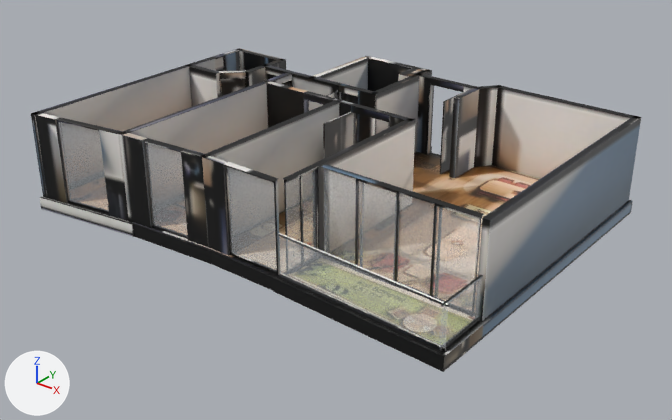
Two versions of the glTF model akasya-3d/ortak-2/model.glb, one commit apart.
Before and after are seen from a 50 mm lens placed at (13.61, -16.95, 10.19), pointed at (0.32, -0.35, -0.11). Every picture has the same lights, and +X, +Y and +Z are marked at lower left. The first picture is the older version. Where no turn or scale is listed for an object, it has been applied to the vertices. Vertices at exactly the same position are counted once.
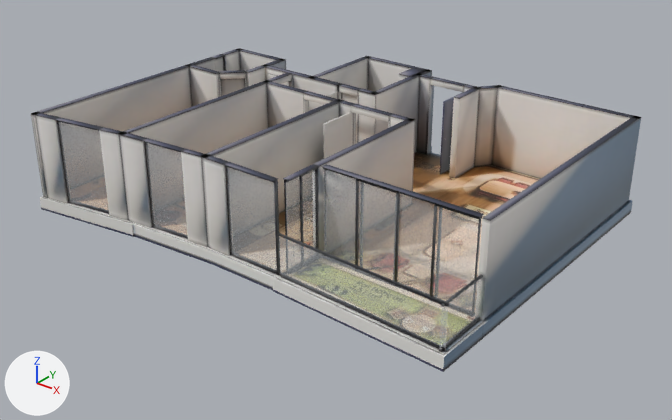
Changed parts and their boxes (x1, y1, x2, y2) in the pictures (672 x 420 px):
'Mesh_0', surface changed: (31, 48, 641, 372) in both
part 1 of me_mesh_0, reshaped: before (40, 152, 633, 339); after (139, 236, 273, 288)
part 2 of me_mesh_0, surface changed: (31, 49, 640, 372) in both

Patch to the scene script:
```diff
--- a/akasya-3d/ortak-2/model.glb.py
+++ b/akasya-3d/ortak-2/model.glb.py
@@ mat_baked @@
 n3 = _N.new('ShaderNodeMapping'); n3.name = 'Mapping'
-n3.inputs[1].default_value = (0.00135, -14.93, 0.0)  # 'Location'
-n3.inputs[3].default_value = (15.96, 15.93, 1.0)  # 'Scale'
+n3.inputs[1].default_value = (0.00139, -14.97, 0.0)  # 'Location'
+n3.inputs[3].default_value = (15.94, 15.97, 1.0)  # 'Scale'
 n4 = _N.new('ShaderNodeUVMap'); n4.name = 'UV Map'
@@ me_mesh_0 @@
 # used by ob_mesh_0; location = (-6.04, 4.79, -0.36)
-me_mesh_0.from_pydata(...)  # 2336 vertices, 4208 faces; spans x 0.0..12.08, y -9.48..0.0, z 0.0..2.62
+me_mesh_0.from_pydata(...)  # 2064 vertices, 3664 faces; spans x 0.0..12.08, y -9.48..0.0, z 0.0..2.62
+# me_mesh_0 part 1: 2 vertices moved within x 5.61, y -8.78, z 0.04; 272 vertices removed from x 1.03..12.08, y -9.01..-0.66, z 0.0..0.36
+# me_mesh_0 part 2: 1947 kept faces spanning x 0.0..12.07, y -9.42..-0.01, z 0.0..2.62 get new texture (UV) coordinates
 me_mesh_0.materials.append(mat_baked)
```
